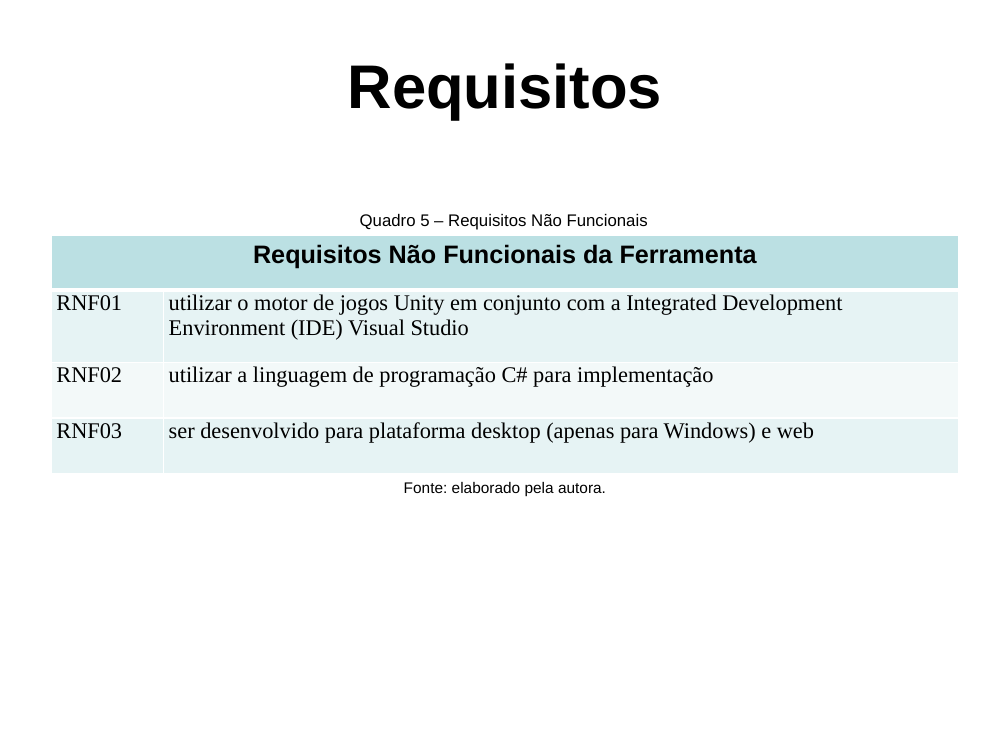
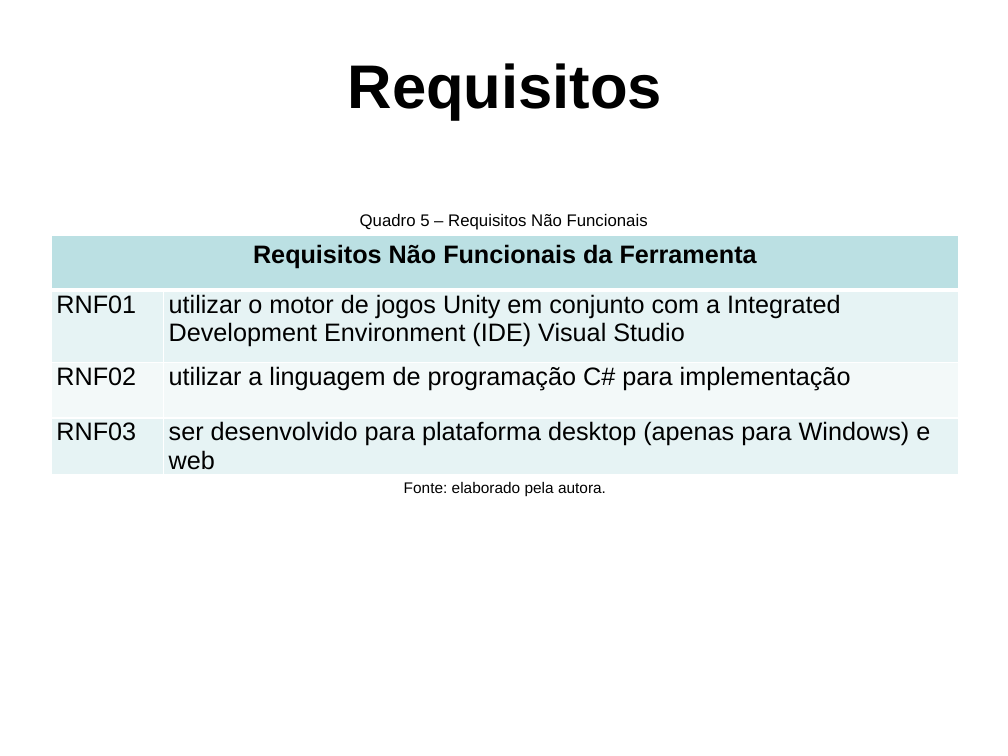
Before and after one commit to PanicAThePython/tcc_NataliaSensWeise, a slide deck: slide 12 of Slides_NataliaSensWeise.pptx. Drawn at 1008x756 pixels with LibreOffice and Linux fonts; fonts in the diff are those of the drawing; background and template pictures are left out. Boxes give left, top, right and bottom in pixels: in the first picture for what was removed or moved away, otherwise in the second. Text is boxed around its words. In the diff, an @@ line names an element or a change of style, - is before the commit and + after.

```diff
--- a/Slides_NataliaSensWeise.pptx
+++ b/Slides_NataliaSensWeise.pptx
@@ table at [51,235,959,478] @@
@@ size 16 to 18 pt, font Times New Roman to Arial in "RNF01", "utilizar o motor de jogos Unity em ...", "RNF02", "utilizar a linguagem de programação C# para ..." and 2 more places @@
```
Also in this commit, not shown: 5 other slides changed, 6 slides added, 1 slide removed, 2 other files.
